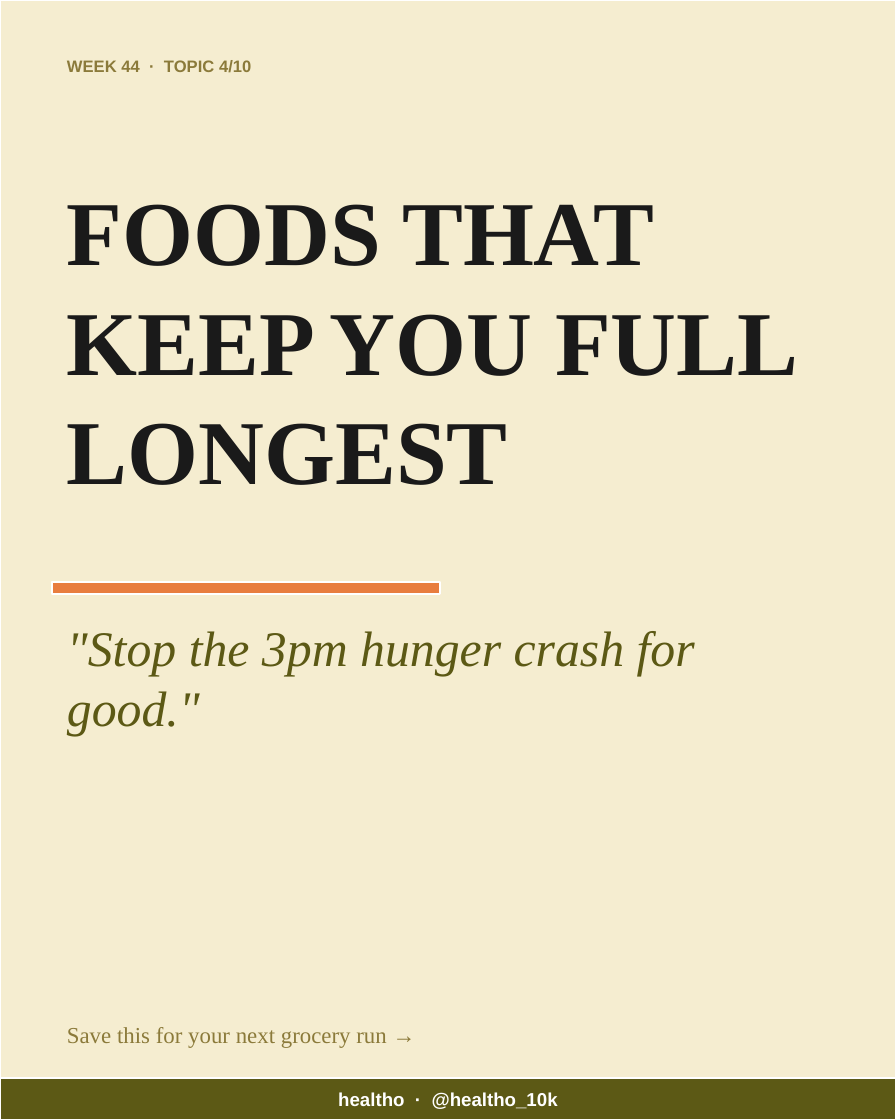
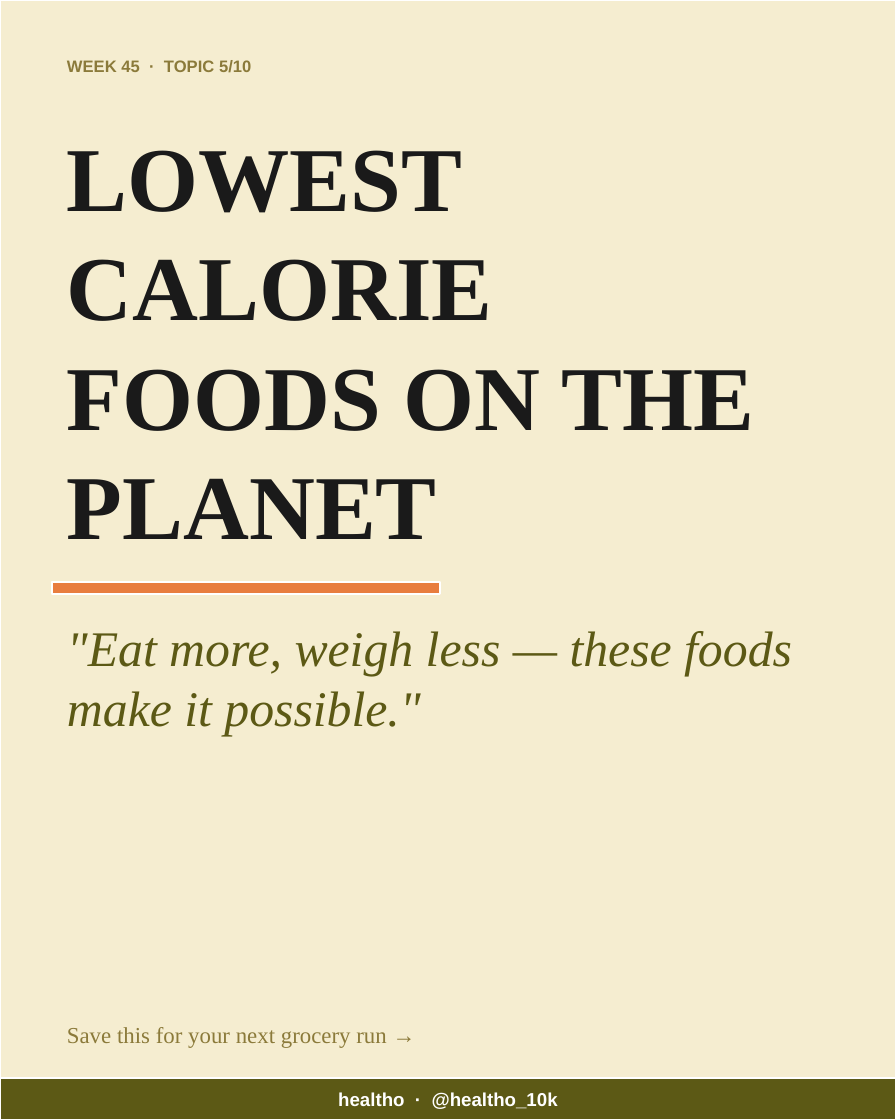
Before and after one commit to healtho-app/healtho, a slide deck: slide 1 of automation/output/latest-carousel.pptx. Drawn at 896x1120 pixels with LibreOffice and Linux fonts; fonts in the diff are those of the drawing. Boxes give left, top, right and bottom in pixels: in the first picture for what was removed or moved away, otherwise in the second. Text is boxed around its words. In the diff, an @@ line names an element or a change of style, - is before the commit and + after.

```diff
--- a/automation/output/latest-carousel.pptx
+++ b/automation/output/latest-carousel.pptx
@@ text at bbox=[67, 60, 251, 73]: text changed @@
-WEEK 44 · TOPIC 4/10
+WEEK 45 · TOPIC 5/10
@@ text at bbox=[67, 150, 754, 539]: text changed @@
-FOODS THAT KEEP YOU FULL LONGEST
+LOWEST CALORIE FOODS ON THE PLANET
@@ text at bbox=[67, 631, 792, 736]: text changed @@
-"Stop the 3pm hunger crash for good."
+"Eat more, weigh less — these foods make it possible."
```
Also in this commit, not shown: 4 other slides changed, 5 other files.
